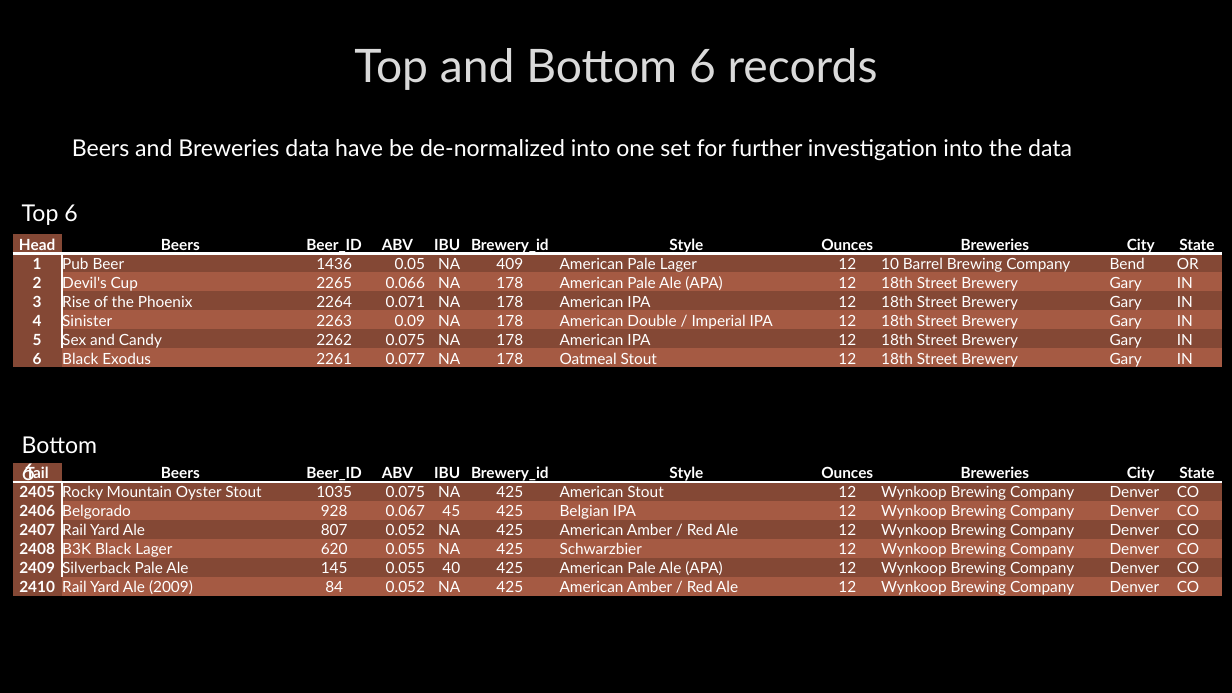
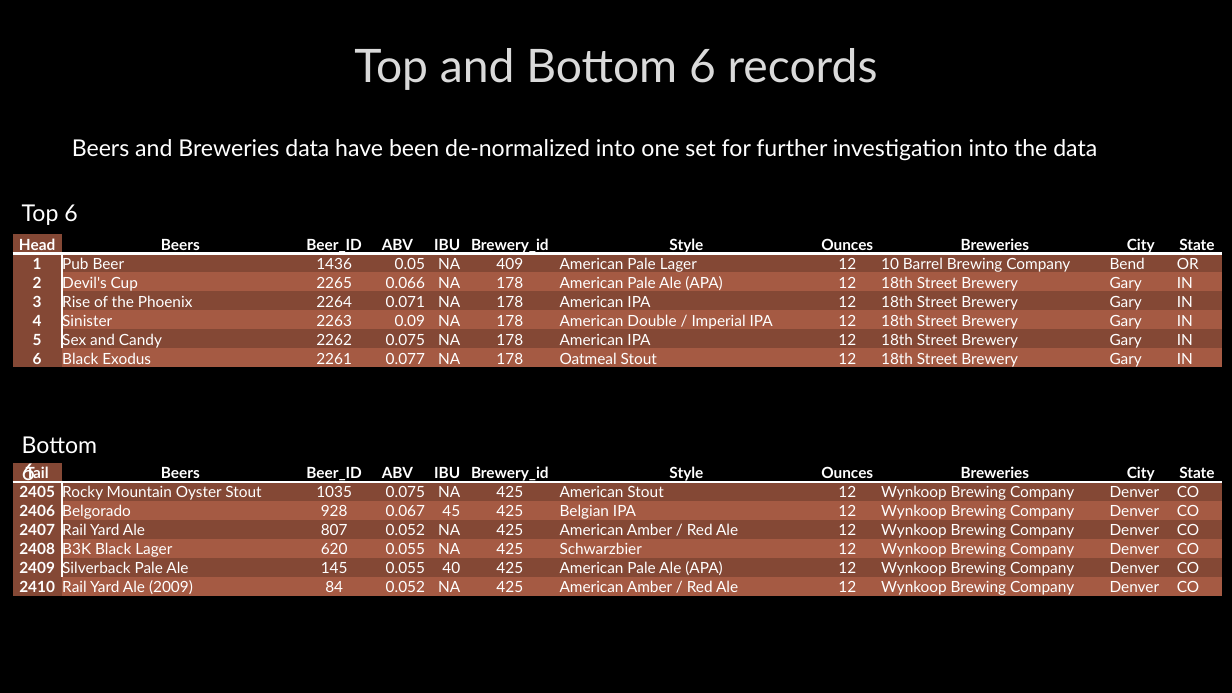
Before and after one commit to HammerLynch/MSDS6306_Case_Study_1, a slide deck: slide 6 of Presentation/Case_Study_Beers_FINAL.pptx. Drawn at 1232x693 pixels with LibreOffice and Linux fonts; fonts in the diff are those of the drawing; background and template pictures are left out. Boxes give left, top, right and bottom in pixels: in the first picture for what was removed or moved away, otherwise in the second. Text is boxed around its words. In the diff, an @@ line names an element or a change of style, - is before the commit and + after.

```diff
--- a/Presentation/Case_Study_Beers_FINAL.pptx
+++ b/Presentation/Case_Study_Beers_FINAL.pptx
@@ text at <box>72,139,1097,161</box>: text changed @@
-Beers and Breweries data have be de-normalized into one set for further investigation into the data
+Beers and Breweries data have been de-normalized into one set for further investigation into the data
```
Also in this commit, not shown: 3 other slides changed, 6 other files.
